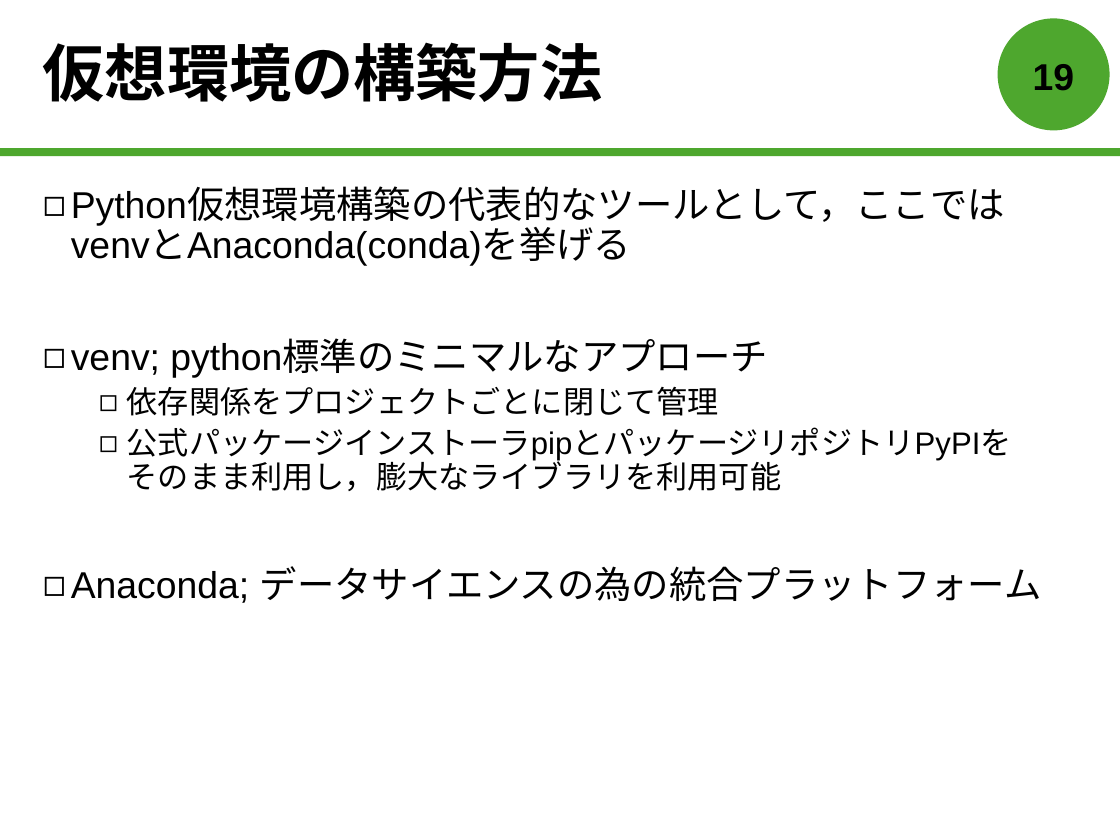
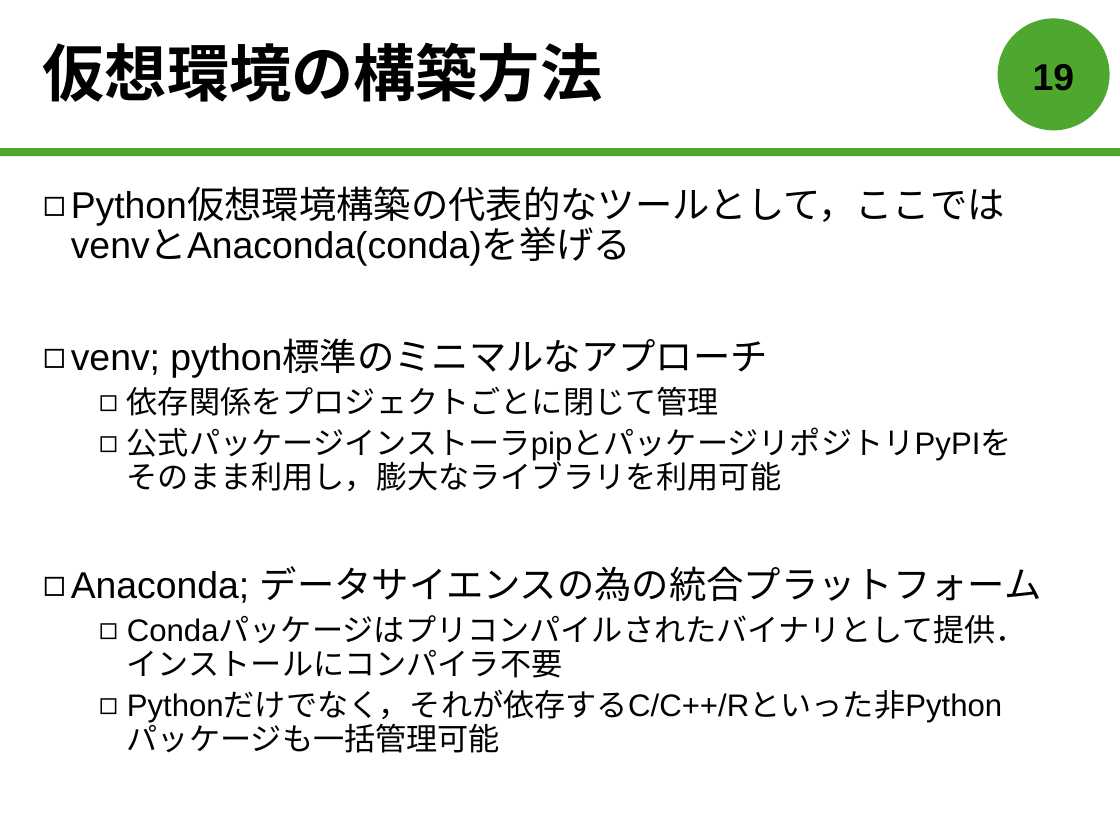
Before and after one commit to forest-book/MatlabLOSFormation, a slide deck: slide 20 of 森本皓斗.pptx. Drawn at 1120x840 pixels with LibreOffice and Linux fonts; fonts in the diff are those of the drawing. Boxes give left, top, right and bottom in pixels: in the first picture for what was removed or moved away, otherwise in the second. Text is boxed around its words. In the diff, an @@ line names an element or a change of style, - is before the commit and + after.

```diff
--- a/森本皓斗.pptx
+++ b/森本皓斗.pptx
@@ text at [127,616,1027,753]: paragraphs added @@
+  ◻ Condaパッケージはプリコンパイルされたバイナリとして提供．
+    インストールにコンパイラ不要
+  ◻ Pythonだけでなく，それが依存するC/C++/Rといった非Python
+    パッケージも一括管理可能
```
